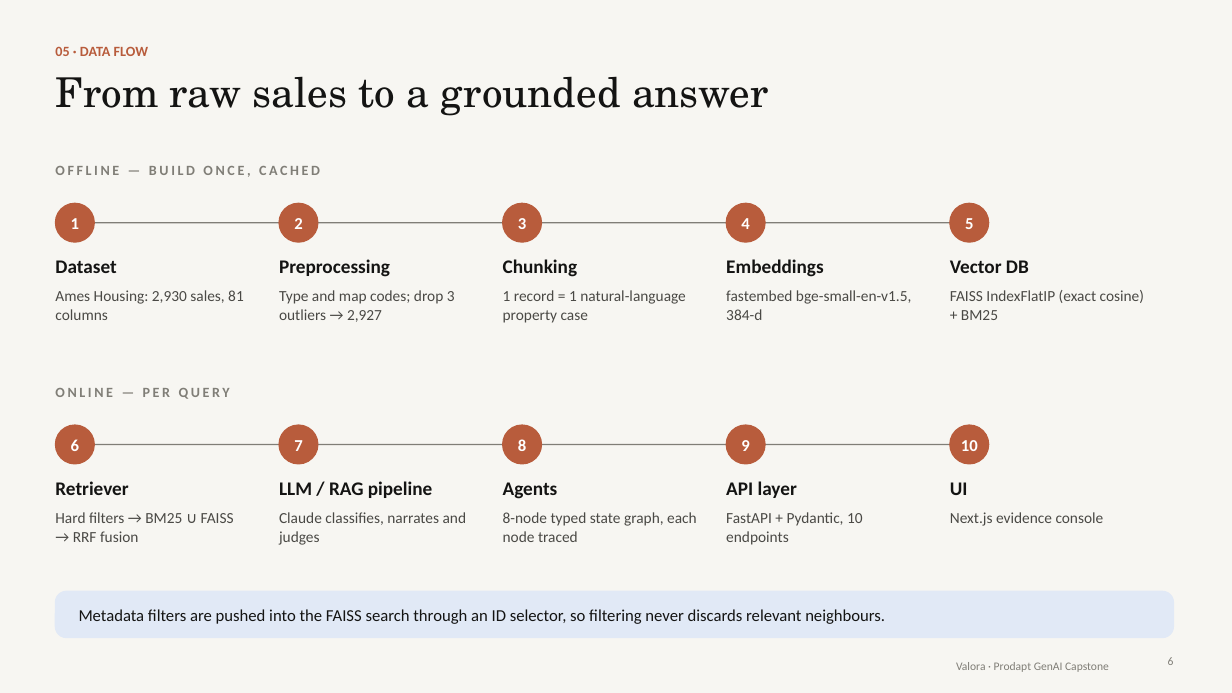
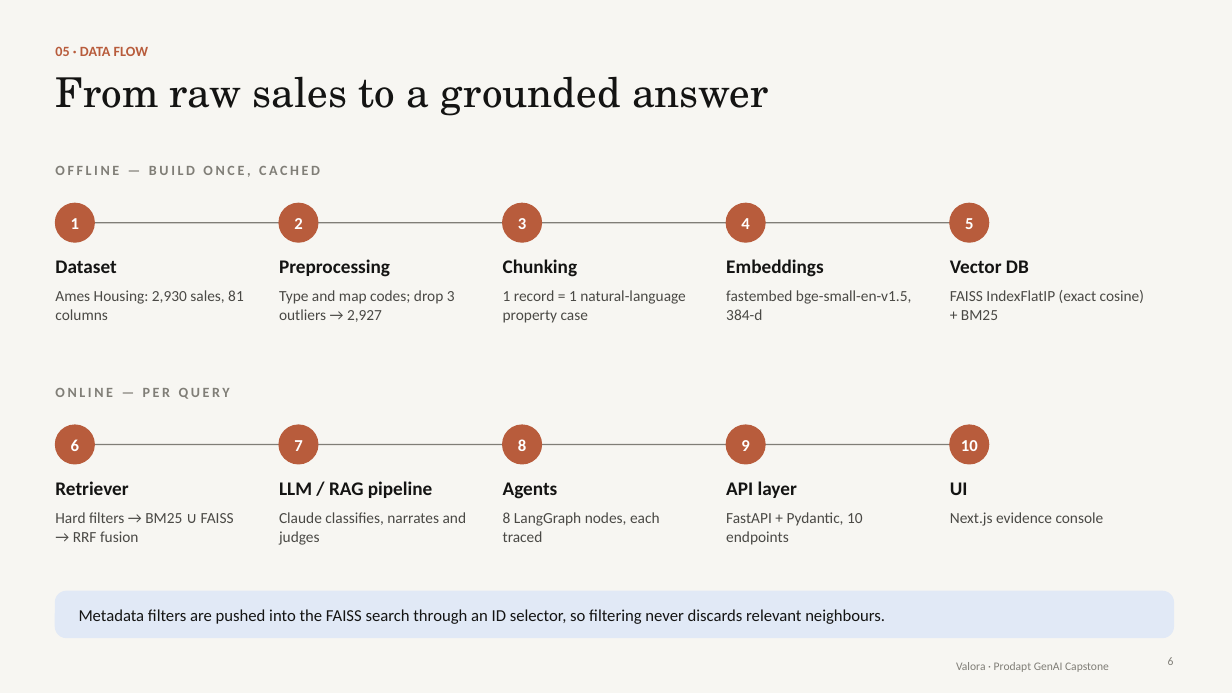
Before and after one commit to ankushsanghvi/Ankush_RealEstate, a slide deck: slide 6 of presentation/Project_Presentation.pptx. Drawn at 1232x693 pixels with LibreOffice and Linux fonts; fonts in the diff are those of the drawing. Boxes give left, top, right and bottom in pixels: in the first picture for what was removed or moved away, otherwise in the second. Text is boxed around its words. In the diff, an @@ line names an element or a change of style, - is before the commit and + after.

```diff
--- a/presentation/Project_Presentation.pptx
+++ b/presentation/Project_Presentation.pptx
@@ text at (503, 512, 660, 542): text changed @@
-8-node typed state graph, each node traced
+8 LangGraph nodes, each traced
```
Also in this commit, not shown: 3 other slides changed, 13 other files.
